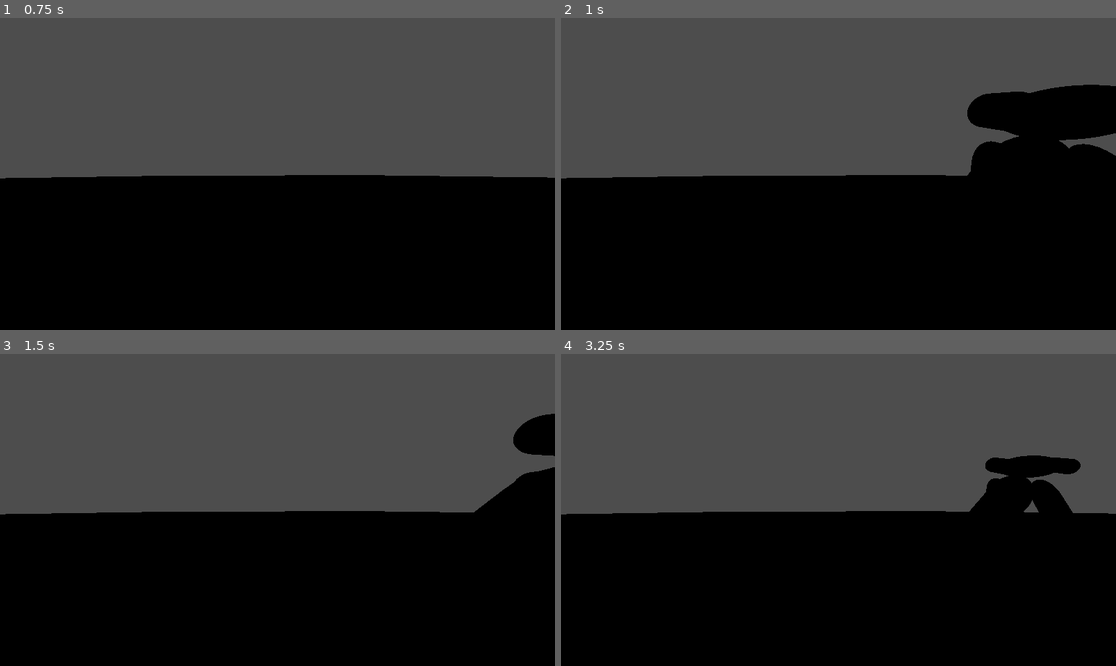
Above: before the commit, frames 1-4 (two rows, left to right).
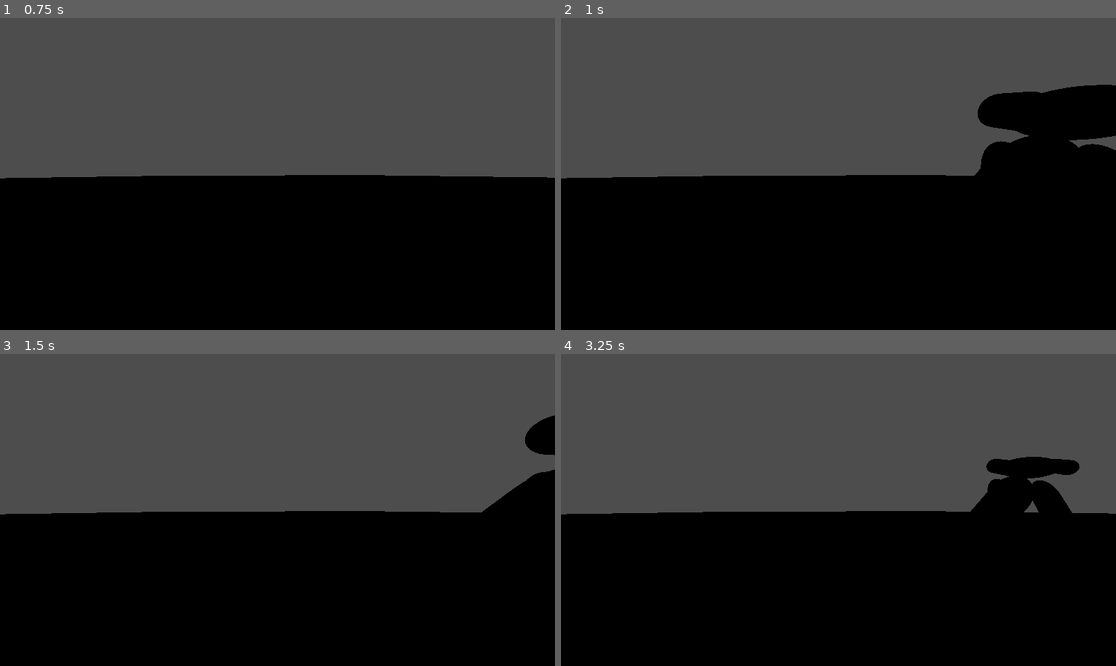
Above: after the commit, the same moments.

Repository: StudioXPEtudiant/-25-26.QC.S.S2_Escape-Night
Game: Godot game, scene res://Laboratoir(scène).tscn
Same seed, same stepped clock (60 frames per second), same inputs: the game is played once before the commit and once after it.
Inputs:
- Up to frame 1 (0.75 s): hold D (Droite) from 0.53 s (still down); tap Shift (Sprint) at 0.6 s
- Up to frame 2 (1 s): keep holding D (Droite); tap Space (Saut) at 0.77 s
- Up to frame 3 (1.5 s): release D (Droite) at 1.28 s; hold A (Gauche) from 1.28 s (still down); tap S (Recule) at 1.35 s
- Up to frame 4 (3.25 s): tap Space (Saut) at 1.52, 2.75, 3.02 s; tap Shift (Sprint) at 1.55, 2.1, 2.85 s; tap Enter at 2 s; release A (Gauche) at 2.03 s; hold D (Droite) 2.03-2.78 s; hold W (Avance) from 2.78 s (still down)

Frame 1 is identical in both runs. In frame 2, 0.7% of the frame differs, in the area x 73-100%, y 21-51%; in frame 3, 0.5%; in frame 4, 0.2%.

Commit message:
re sprint

Diff:
--- a/personnage_principal.gd
+++ b/personnage_principal.gd
@@ -1,7 +1,7 @@
 extends CharacterBody3D
 
 
-const SPEED = 5.0
+var SPEED = 5.0
 const JUMP_VELOCITY = 4.5
 
 
@@ -13,7 +13,10 @@
 	# Handle jump.
 	if Input.is_action_just_pressed("Saut") and is_on_floor():
 		velocity.y = JUMP_VELOCITY
-
+	if Input.is_action_just_pressed("Sprint"):
+		SPEED = 10.0
+	else:
+		SPEED = 5.0
 	# Get the input direction and handle the movement/deceleration.
 	# As good practice, you should replace UI actions with custom gameplay actions.
 	var input_dir := Input.get_vector("Gauche", "Droite", "Avance", "Recule")
@@ -25,4 +28,6 @@
 		velocity.x = move_toward(velocity.x, 0, SPEED)
 		velocity.z = move_toward(velocity.z, 0, SPEED)
 
+
+
 	move_and_slide()
